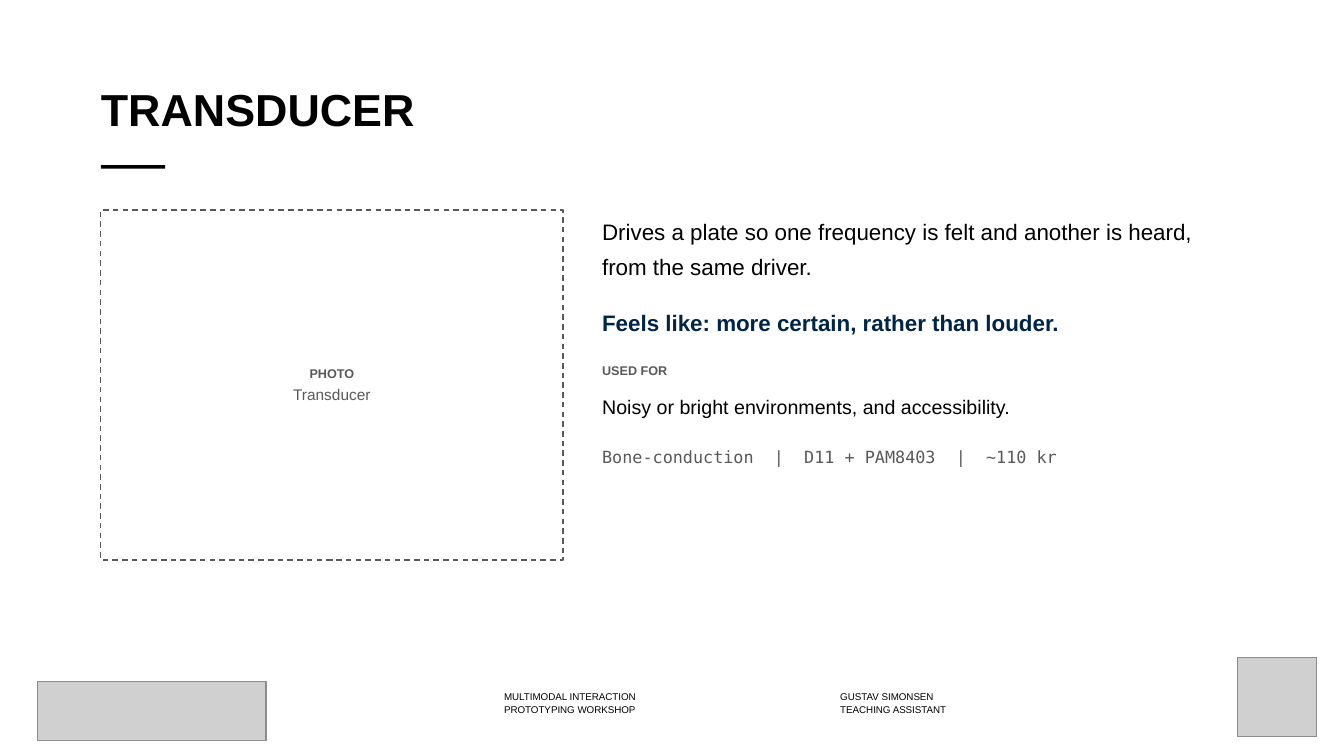
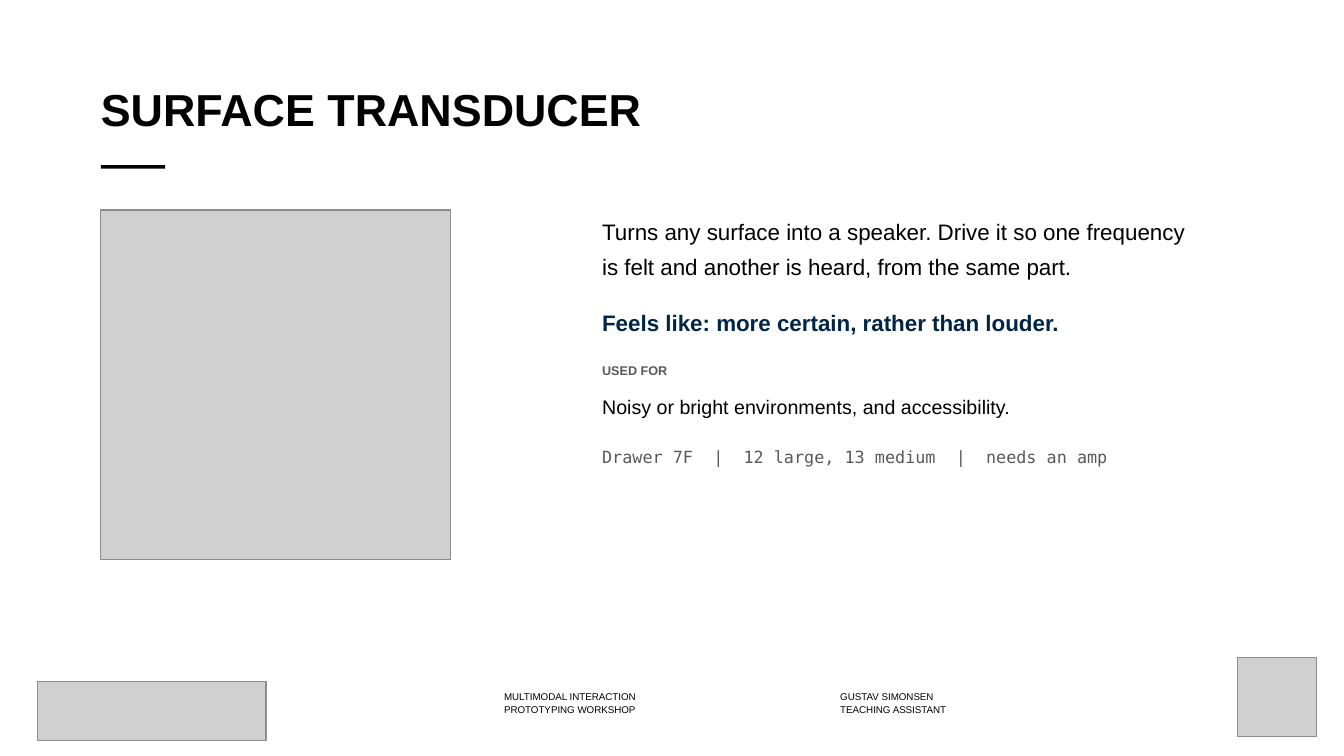
Before and after one commit to labtools-au/multimodal-actuator-workshop, a slide deck: slide 15 of docs/multimodal-actuator-workshop.pptx. Drawn at 1344x756 pixels with LibreOffice and Linux fonts; fonts in the diff are those of the drawing; grey boxes stand for pictures; background and template pictures are left out. Boxes give left, top, right and bottom in pixels: in the first picture for what was removed or moved away, otherwise in the second. Text is boxed around its words. In the diff, an @@ line names an element or a change of style, - is before the commit and + after.

```diff
--- a/docs/multimodal-actuator-workshop.pptx
+++ b/docs/multimodal-actuator-workshop.pptx
@@ title at [101,94,641,127]: text changed @@
-TRANSDUCER
+SURFACE TRANSDUCER
@@ rectangle removed at [101,210,563,560] @@
-PHOTO
-Transducer
@@ picture added at [101,210,451,560] @@
@@ text at [602,223,1185,280]: text changed @@
-Drives a plate so one frequency is felt and another is heard, from the same driver.
+Turns any surface into a speaker. Drive it so one frequency is felt and another is heard, from the same part.
@@ text at [602,450,1107,467]: text changed @@
-Bone-conduction | D11 + PAM8403 | ~110 kr
+Drawer 7F | 12 large, 13 medium | needs an amp
```
Also in this commit, not shown: 4 other slides changed, 1 slide added, 1 slide removed, 9 other files.
